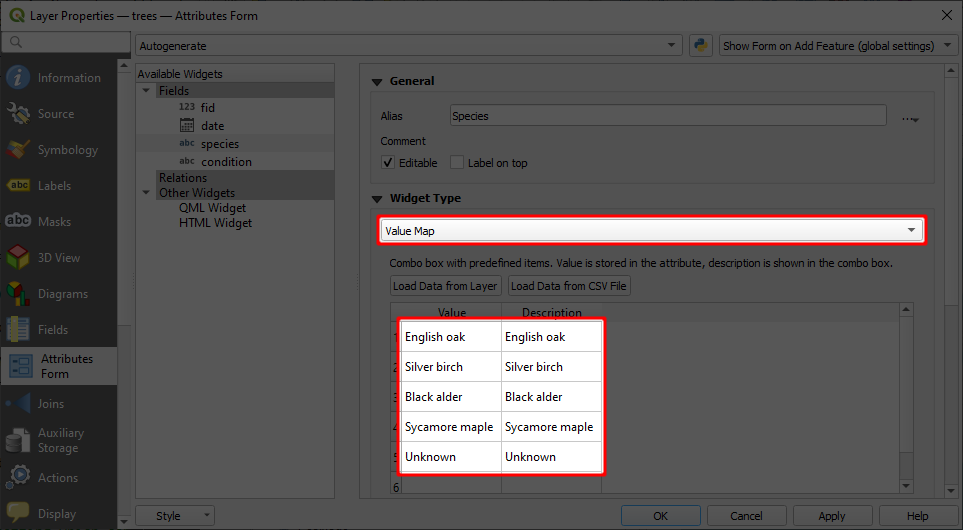
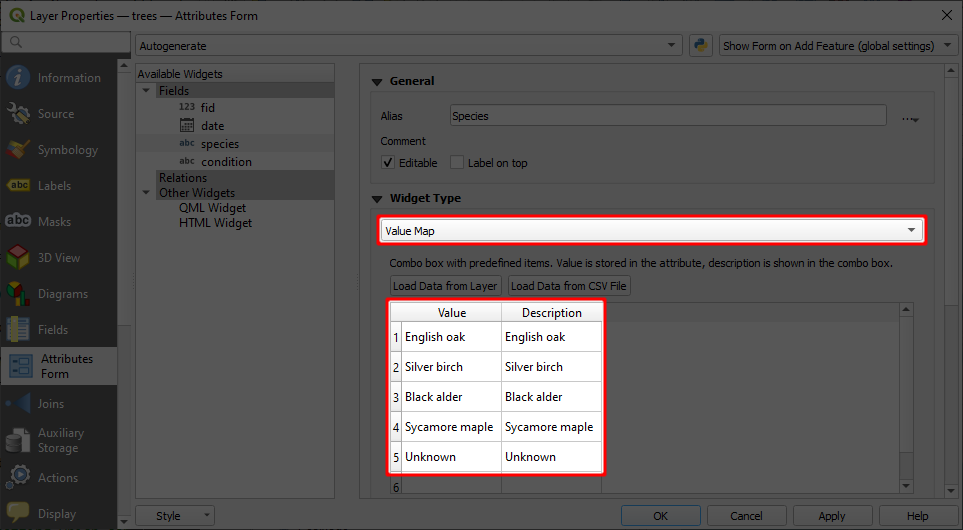
The second 963×530 image is a revision of the first. Changes to its layers:
painted on "Red" over box(385, 297, 607, 477)
painted on "Black" over box(387, 299, 605, 475)
